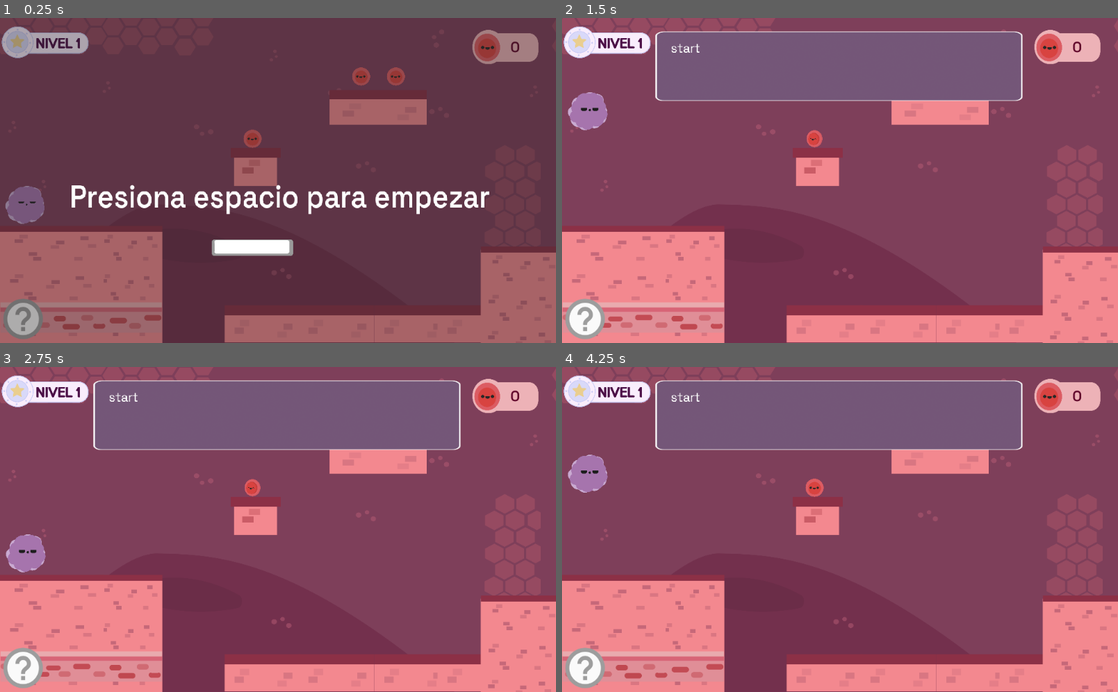
Above: before the commit, frames 1-4 (two rows, left to right).
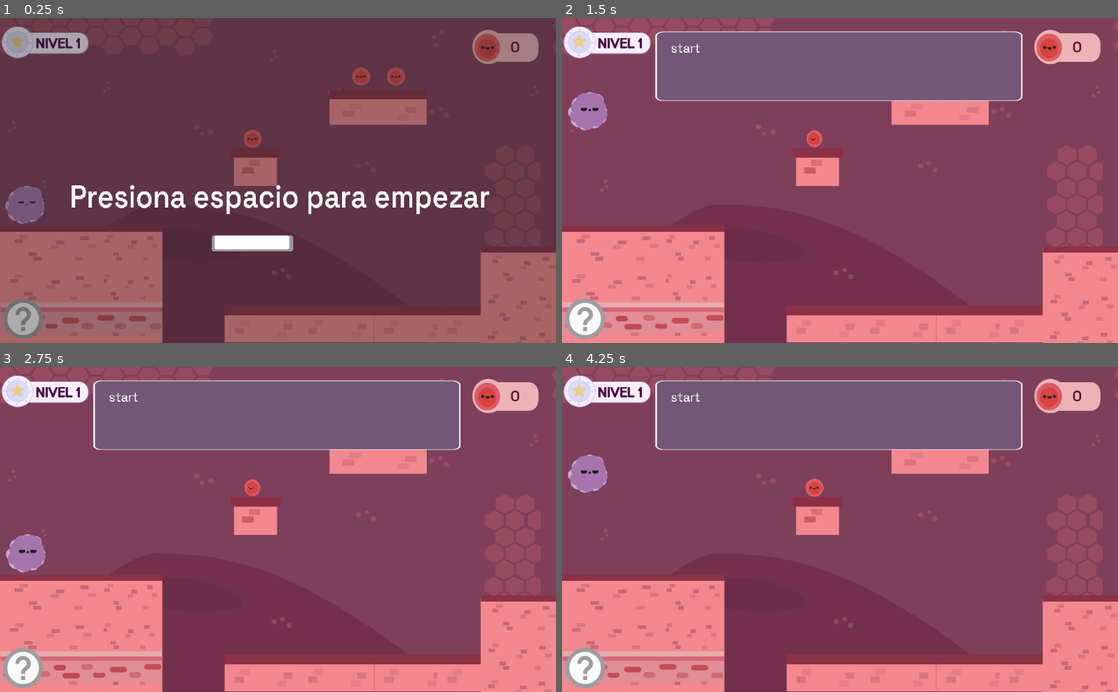
Above: after the commit, the same moments.

Repository: Space-Travelers/Game
Game: Godot game, scene res://src/scenes/immune_system/base_game/stage_1.tscn
Same seed, same stepped clock (60 frames per second), same inputs: the game is played once before the commit and once after it. This scene is started directly instead of the project's main scene.
Inputs (mouse positions are in pixels of both pictures, inside the frame that each line leads up to):
- Up to frame 1 (0.25 s): no input
- Up to frame 2 (1.5 s): tap Space (next_message) at 0.5 s; move the mouse to (962, 164) at 0.52 s; hold Right (ui_right) 0.53-1.25 s; click (962, 164) at 0.6 s; tap Up (ui_up) at 0.77 s; drag from (728, 196) to (812, 138) at 1.27 s
- Up to frame 3 (2.75 s): move the mouse to (333, 458) at 2.02 s; hold Left (ui_left) from 2.03 s (still down); click (333, 458) at 2.1 s
- Up to frame 4 (4.25 s): release Left (ui_left) at 2.75 s; drag from (812, 594) to (923, 425) at 2.77 s; move the mouse to (1006, 578) at 3.52 s; hold Right (ui_right) from 3.53 s (still down); click (1006, 578) at 3.6 s; tap Up (ui_up) at 3.77 s

The runs differ from the first frame. In frame 1, 0.9% of the frame differs, in the area x 8-53%, y 66-96%; in frame 2, 0.4%; in frame 3, 0.4%; in frame 4, 0.6%.

Commit message:
register, fixes in challenge

Diff:
--- a/src/scenes/immune_system/base_game/stage_1.tscn
+++ b/src/scenes/immune_system/base_game/stage_1.tscn
@@ -335,7 +335,7 @@
 position = Vector2( 149.5, 552.932 )
 scale = Vector2( 0.442693, 0.416349 )
 frames = SubResource( 1 )
-frame = 2
+frame = 1
 speed_scale = 1.5
 playing = true
 
@@ -460,7 +460,6 @@
 position = Vector2( 18.0522, 29.062 )
 scale = Vector2( 0.0120489, 0.0186345 )
 frames = SubResource( 20 )
-frame = 1
 speed_scale = 0.5
 playing = true
 
--- a/src/scenes/immune_system/minigames/cell-parts/main.gd
+++ b/src/scenes/immune_system/minigames/cell-parts/main.gd
@@ -5,12 +5,14 @@
 var correct = 0;
 var incorrect = 0;
 var game_state;
+var total_nodes=0
 # Called when the node enters the scene tree for the first time.
 func _ready():
 	rest_nodes = get_tree().get_nodes_in_group("zone")
-	nodes_availables = getEndPointsTotal()
+	total_nodes = getEndPointsTotal();
+	nodes_availables = total_nodes;
 	for node in rest_nodes:
-		node.connect("dropzone_selected", self,"definition_selected")
+		node.connect("dropzone_selected", self,"definition_selected",[node])
 
 func getEndPointsTotal():
 	var total = 0
@@ -29,23 +31,41 @@
 			correct +=1;
 
 
-func definition_selected():
-	nodes_availables = nodes_availables - 1
+func definition_selected(node):
+	if(node.startPoint):
+		reset_nodes(node.id_definition)
+		var new_value= nodes_availables +1;
+		nodes_availables = new_value if new_value <= total_nodes else nodes_availables
+	if(get_origin(node.id_definition)=="startPoint" && !node.startPoint):
+		nodes_availables-=1;
+	print(nodes_availables)
+
+## verify if the word dragged comes from a endpoint and not a starpoint
+func get_origin(id):
+	var cont=0
+	for node in rest_nodes:
+		if(node.id_definition == id && !node.startPoint):
+			print(node.startPoint)
+			cont+=1;
+	var origin = 'startPoint' if cont == 1 else 'endPoint'
+	return origin;
+
+func reset_nodes(id):
+	for node in rest_nodes:
+		if(node.id_definition == id && !node.startPoint):
+			node.id_definition = 0
 
 func _on_Checkbtn_pressed():
-	print(nodes_availables)
 	if(nodes_availables == 0):
 		validateAnswers()
 		if(correct==6):
 			game_state="win"
-			print(game_state)
 			$AcceptDialog.dialog_text = "Cool! Tienes todas las respuestas correctas"
 			$AcceptDialog.popup()
 		else:
 			$AcceptDialog.dialog_text = "Oh no! te has equivocado en "+String(incorrect)
 			$AcceptDialog.popup()
 			game_state="lose"
-			print(game_state)
 	else:
 		$AcceptDialog.dialog_text = "No has terminado el juego todavía"
 		$AcceptDialog.popup()
--- a/src/scenes/login/login.gd
+++ b/src/scenes/login/login.gd
@@ -17,3 +17,8 @@
 	if error != OK:
 		push_error(" An error occured in  the HTTP request")
 	get_tree().change_scene("res://src/scenes/room/room.tscn")
+
+
+
+func _on_LinkButton_button_up():
+	get_tree().change_scene("res://src/scenes/register/register.tscn")
--- a/src/scenes/login/login.tscn
+++ b/src/scenes/login/login.tscn
@@ -55,7 +55,24 @@
 
 [node name="HTTPRequest" type="HTTPRequest" parent="."]
 
+[node name="Label3" type="Label" parent="."]
+margin_left = 421.0
+margin_top = 420.0
+margin_right = 619.0
+margin_bottom = 436.0
+rect_pivot_offset = Vector2( 37, 17 )
+text = "¿No tienes una cuenta todavía?"
+
+[node name="LinkButton" type="LinkButton" parent="."]
+margin_left = 482.0
+margin_top = 438.0
+margin_right = 546.0
+margin_bottom = 452.0
+text = "Registrate"
+underline = 1
+
 [connection signal="pressed" from="TextureButton" to="." method="_on_TextureButton_pressed"]
 [connection signal="pressed" from="TextureButton" to="TextureButton" method="_on_TextureButton_pressed"]
 [connection signal="request_completed" from="HTTPRequest" to="." method="_on_HTTPRequest_request_completed"]
 [connection signal="request_completed" from="HTTPRequest" to="TextureButton" method="_on_HTTPRequest_request_completed"]
+[connection signal="button_up" from="LinkButton" to="." method="_on_LinkButton_button_up"]
